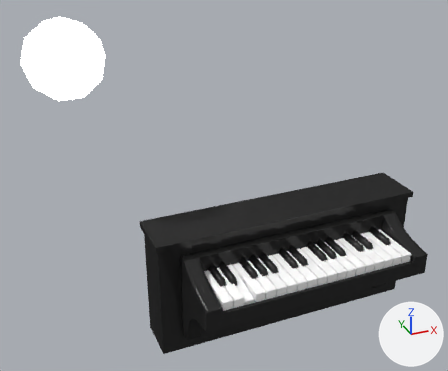
Two versions of the Blender file scenes/piano.blend, one commit apart.
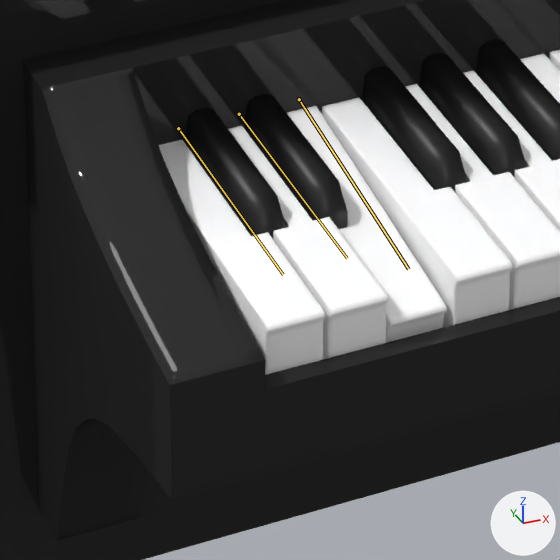
Old and new are each drawn whole from a 50 mm camera at (-3.03, -5.6, 4.22) aimed at (-0.43, 0.51, 0.93) and again close up on the part from 39% to 61% of the width and 66% to 93% of the height. The lights are fixed; the arrows at lower right show +X, +Y and +Z. Both versions are drawn at frame 1215 of the action 'ArmatureAction'; the numbers are the values there. The bones that change are drawn over the model as lines in the close-ups.

Names of what the first close-up shows: 'Black', 'Black.001', 'Black.002', 'Black.003', 'Black.004', 'Cube', 'Cube.001', 'WhiteCenter', 'WhiteCenter.001', 'WhiteLeft', 'WhiteLeft.001', 'WhiteRight'.
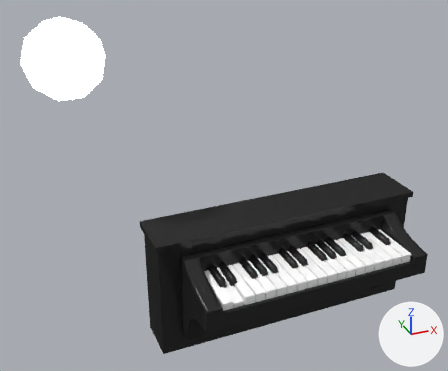
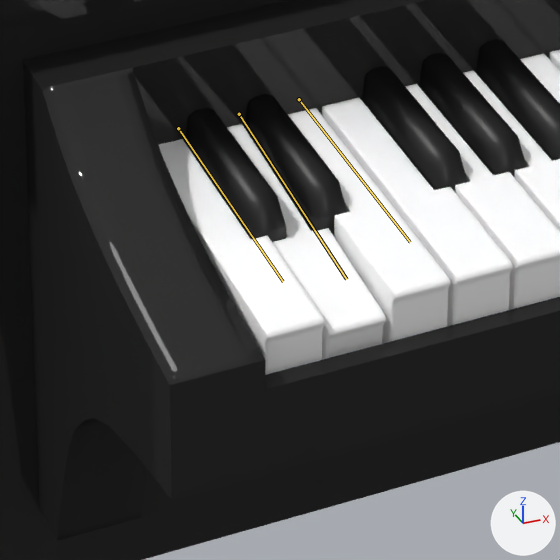
Commit message: piano tonleiter animation improvement

Location of each change, [x1, y1, x2, y2] in pixels of the close-ups (560 x 560 px):
'WhiteLeft', posed: before [159, 140, 325, 375]; after [159, 139, 325, 375]
'WhiteRight', posed: before [287, 106, 447, 343]; after [288, 108, 450, 344]
'WhiteCenter', posed: before [228, 126, 388, 359]; after [227, 124, 386, 360]
bone 'Bone.001', root to tip: before (178, 128) to (283, 274); after (178, 128) to (283, 281)
bone 'Bone.002', root to tip: before (239, 114) to (347, 258); after (239, 114) to (346, 279)
bone 'Bone.003', root to tip: before (299, 99) to (408, 269); after (299, 99) to (410, 242)

The change in detail:
Bone 'Bone.001' (bone_bone_001) turns from (0, 0, 0) to (2, 0, 0) degrees about its own x, y and z.
Bone 'Bone.002' (bone_bone_002) turns from (0, 0, 0) to (5, 0, 0) degrees about its own x, y and z.
Bone 'Bone.003' (bone_bone_003) turns from (7, 0, 0) to (0, 0, 0) degrees about its own x, y and z.
